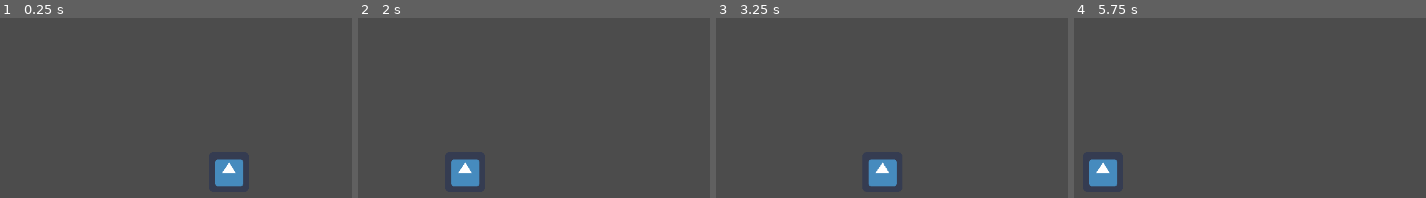
Above: before the commit, frames 1-4 (left to right).
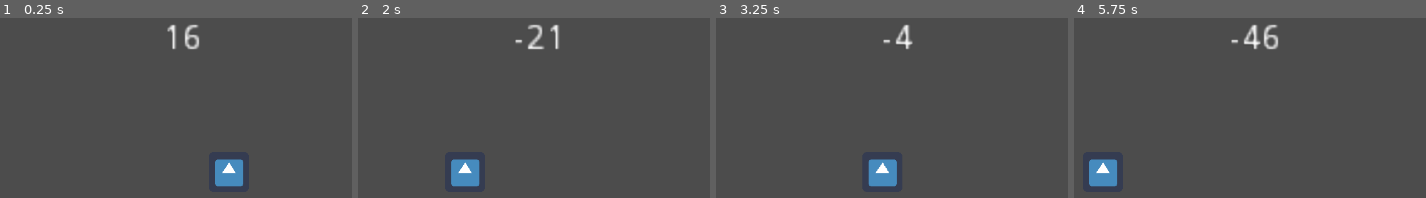
Above: after the commit, the same moments.

Repository: huevitoalarcon/gamejamjulio
Game: Godot game, scene res://Main.tscn
The game is run twice, just before and just after one commit, with the same random seed, the same clock (stepped at 60 frames per second) and the same inputs. The engine's default icon, where the game draws it, is replaced by a stand-in: a white triangle on a blue panel in a dark square.
Inputs:
- Up to frame 1 (0.25 s): no input
- Up to frame 2 (2 s): no input
- Up to frame 3 (3.25 s): no input
- Up to frame 4 (5.75 s): no input

The runs differ from the first frame. In frame 1, 0.6% of the frame differs, in the area x 47-57%, y 3-18%; in frame 2, 0.6%; in frame 3, 0.4%; in frame 4, 0.8%, in the area x 44-58%, y 3-18%.

Commit message:
correccion movimiento sprite

Diff:
--- a/PowerBar.gd
+++ b/PowerBar.gd
@@ -13,6 +13,7 @@
 	elif contador <= -50:
 		direccion=1
 
-	$Sprite.position.x +=direccion*5
+	$Barrita.position.x +=direccion*5
 
 	print (contador)
+	$Label.text=str(contador)
--- a/PowerBar.tscn
+++ b/PowerBar.tscn
@@ -1,7 +1,10 @@
-[gd_scene load_steps=3 format=2]
+[gd_scene load_steps=4 format=2]
 
 [ext_resource path="res://PowerBar.gd" type="Script" id=1]
 [ext_resource path="res://icon.png" type="Texture" id=2]
+
+[sub_resource type="RectangleShape2D" id=2]
+extents = Vector2( 32, 32 )
 
 [node name="PowerBar" type="Node2D"]
 script = ExtResource( 1 )
@@ -10,6 +13,23 @@
 "_edit_vertical_guides_": [  ]
 }
 
-[node name="Sprite" type="Sprite" parent="."]
+[node name="Barrita" type="KinematicBody2D" parent="."]
+
+[node name="Sprite" type="Sprite" parent="Barrita"]
 position = Vector2( 640, 672 )
 texture = ExtResource( 2 )
+
+[node name="CollisionShape2D" type="CollisionShape2D" parent="Barrita"]
+position = Vector2( 640, 672 )
+shape = SubResource( 2 )
+
+[node name="Label" type="Label" parent="."]
+margin_left = 608.0
+margin_top = 448.0
+margin_right = 672.0
+margin_bottom = 479.0
+rect_scale = Vector2( 4, 4 )
+rect_pivot_offset = Vector2( 32, 16 )
+text = "Text"
+align = 1
+valign = 1
